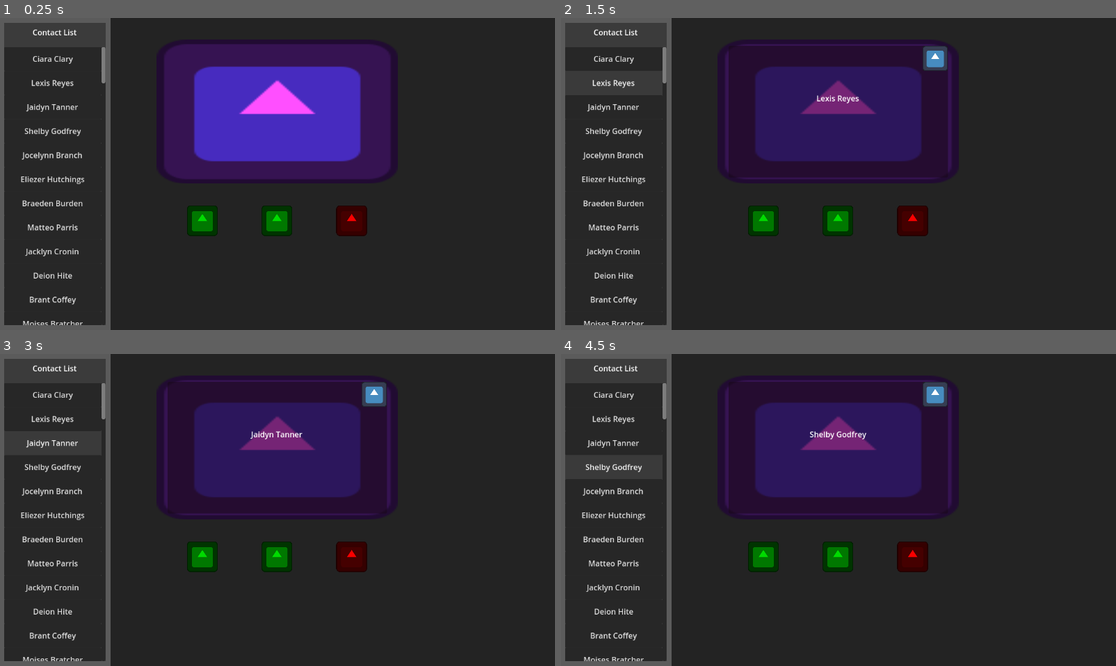
Above: before the commit, frames 1-4 (two rows, left to right).
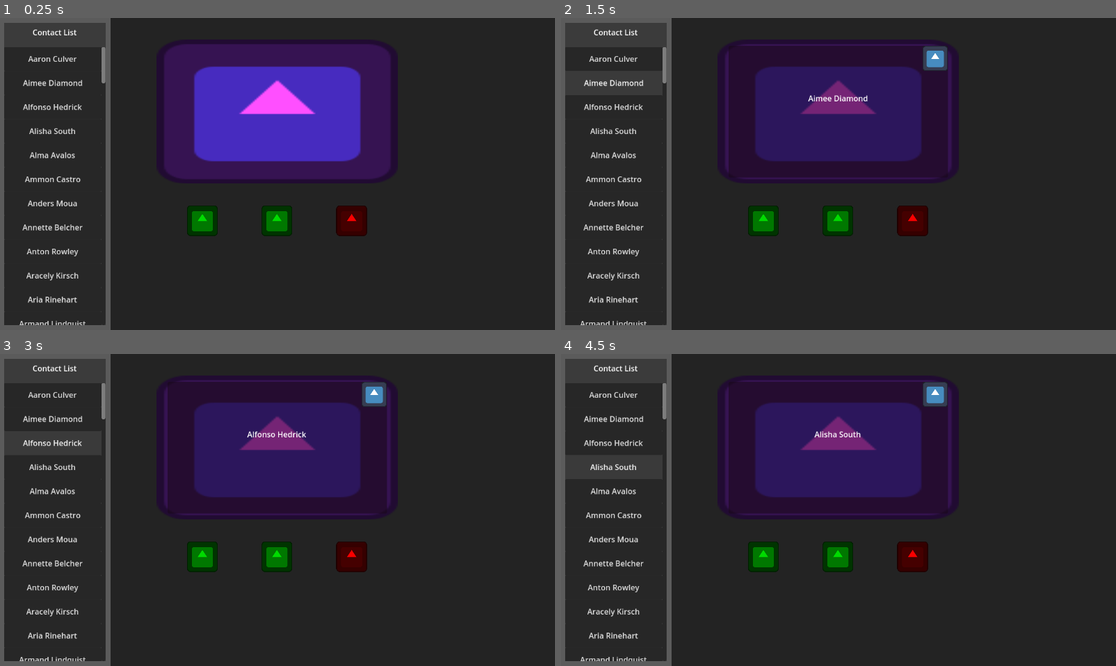
Above: after the commit, the same moments.

Repository: Raphalex46/TheBloodyRaise
Game: Godot game, scene res://entities/characters/player/player.tscn
The game is run twice, just before and just after one commit, with the same random seed, the same clock (stepped at 60 frames per second) and the same inputs. The engine's default icon, where the game draws it, is replaced by a stand-in: a white triangle on a blue panel in a dark square.
Inputs (mouse positions are in pixels of both pictures, inside the frame that each line leads up to):
- Up to frame 1 (0.25 s): no input
- Up to frame 2 (1.5 s): click "Ciara Clary" (after the commit: "Aaron Culver") at 0.5 s; click (616, 83) at 1.25 s, where only the run before the commit has a clickable "Lexis Reyes"
- Up to frame 3 (3 s): click (55, 419) at 2 s, where only the run after the commit has a clickable "Aimee Diamond"; click (55, 444) at 2.75 s, where only the run before the commit has a clickable "Jaidyn Tanner"
- Up to frame 4 (4.5 s): click (616, 444) at 3.5 s, where only the run after the commit has a clickable "Alfonso Hedrick"; click (616, 466) at 4.25 s, where only the run before the commit has a clickable "Shelby Godfrey"

The runs differ from the first frame. In frame 1, 1.4% of the frame differs, in the area x 3-16%, y 12-99%; in frame 2, 1.6%; in frame 3, 1.6%; in frame 4, 1.6%, in the area x 3-56%, y 12-99%.

Commit message:
ui: sort contact list by alphabetical order

Diff:
--- a/ui/conf_call/conf_call.gd
+++ b/ui/conf_call/conf_call.gd
@@ -1,6 +1,6 @@
 extends Control
 
-const contact_names: Array[String] = [
+var contact_names: Array[String] = [
 "Ciara Clary",
 "Lexis Reyes",
 "Jaidyn Tanner",
@@ -110,6 +110,7 @@
 
 func _ready() -> void:
 	call_panel_close_button.pressed.connect(_on_call_panel_close_pressed)
+	contact_names.sort()
 	for n in contact_names:
 		var contact = contact_scene.instantiate()
 		contact_container.add_child(contact)
